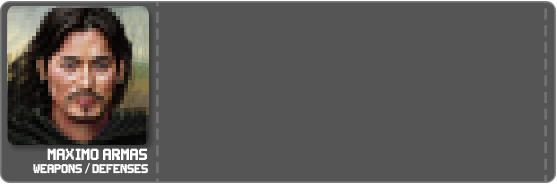
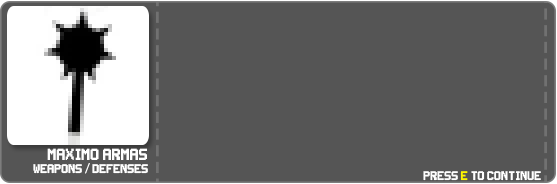
Comparing the layer stacks of the two 557×184 images. Changes:
added layer "Layer 5" above "Layer 4" over [423, 171, 541, 181]
added layer "Layer 4" above "Layer 3" over [7, 6, 541, 181]
